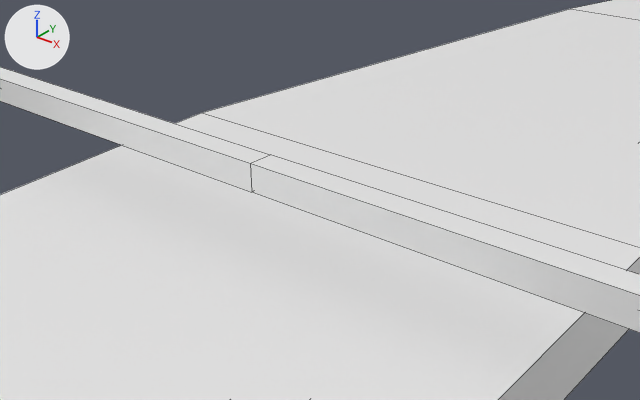
One commit to the FBX model resources/Models/Kayak_final/Final_physics_meshes.FBX: the scene before it, then after it.
Both versions are drawn from a 50 mm camera at (0.00625, -0.00059, 0.00797) aimed at (0.00058, 0.0065, 0.00358). The lights are fixed; the arrows at upper left show +X, +Y and +Z. Mesh edges are drawn as thin lines. Where no turn or scale is listed for an object, it has been applied to the vertices.

Before the edit, the objects in view are built like this:
```python
me_mesh = bpy.data.meshes.new('Mesh')
me_mesh.from_pydata(...)  # 36 vertices, 34 faces; spans x -0.0036..0.0036, y -0.0218..0.0221, z -0.0014..0.001
me_mesh_001 = bpy.data.meshes.new('Mesh.001')
me_mesh_001.from_pydata(...)  # 52 vertices, 50 faces; spans x -0.0117..0.0117, y -0.0002..0.0002, z -0.0007..0.0006
ob_physics_kayak = bpy.data.objects.new('Physics_kayak', me_mesh)
ob_physics_kayak.location = (0.0, 0.00578, 0.00199)
ob_physics_paddle = bpy.data.objects.new('Physics_paddle', me_mesh_001)
ob_physics_paddle.location = (0.0, 0.006154, 0.003879)
```
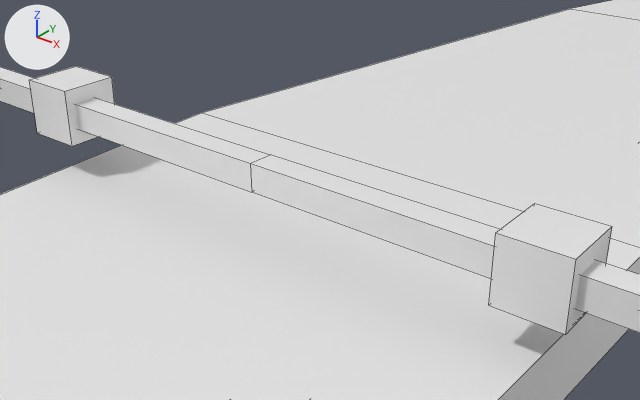
Boxes [x1, y1, x2, y2] around the edits, measured in the pictures (640 x 400 px):
'Paddle_attach_right', added
    after: [489, 203, 612, 335]
'Paddle_attach_left', added
    after: [29, 66, 115, 146]

The change, as a diff of the scene's bpy script:
```diff
--- a/resources/Models/Kayak_final/Final_physics_meshes.FBX.py
+++ b/resources/Models/Kayak_final/Final_physics_meshes.FBX.py
@@ me_mesh_003 @@
+me_mesh_003.from_pydata(...)  # a box spanning x -0.000381..0.000381, y -0.000381..0.000381, z -0.000381..0.000381
@@ ob_paddle_attach_right @@
+ob_paddle_attach_right = bpy.data.objects.new('Paddle_attach_right', me_mesh_003)
+ob_paddle_attach_right.location = (0.00348, 0.006233, 0.003881)
@@ ob_paddle_attach_left @@
+ob_paddle_attach_left = bpy.data.objects.new('Paddle_attach_left', me_mesh_003.copy())
+ob_paddle_attach_left.location = (-0.003475, 0.006233, 0.003881)
```
